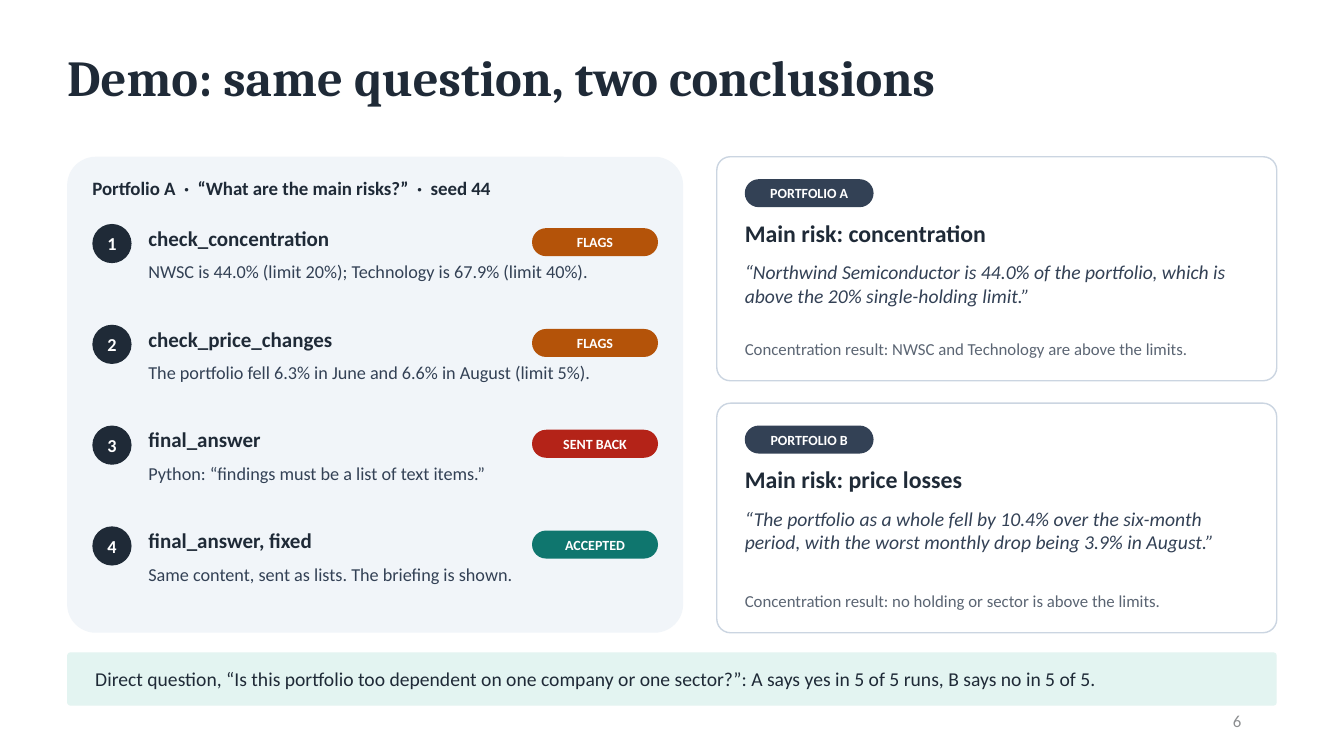
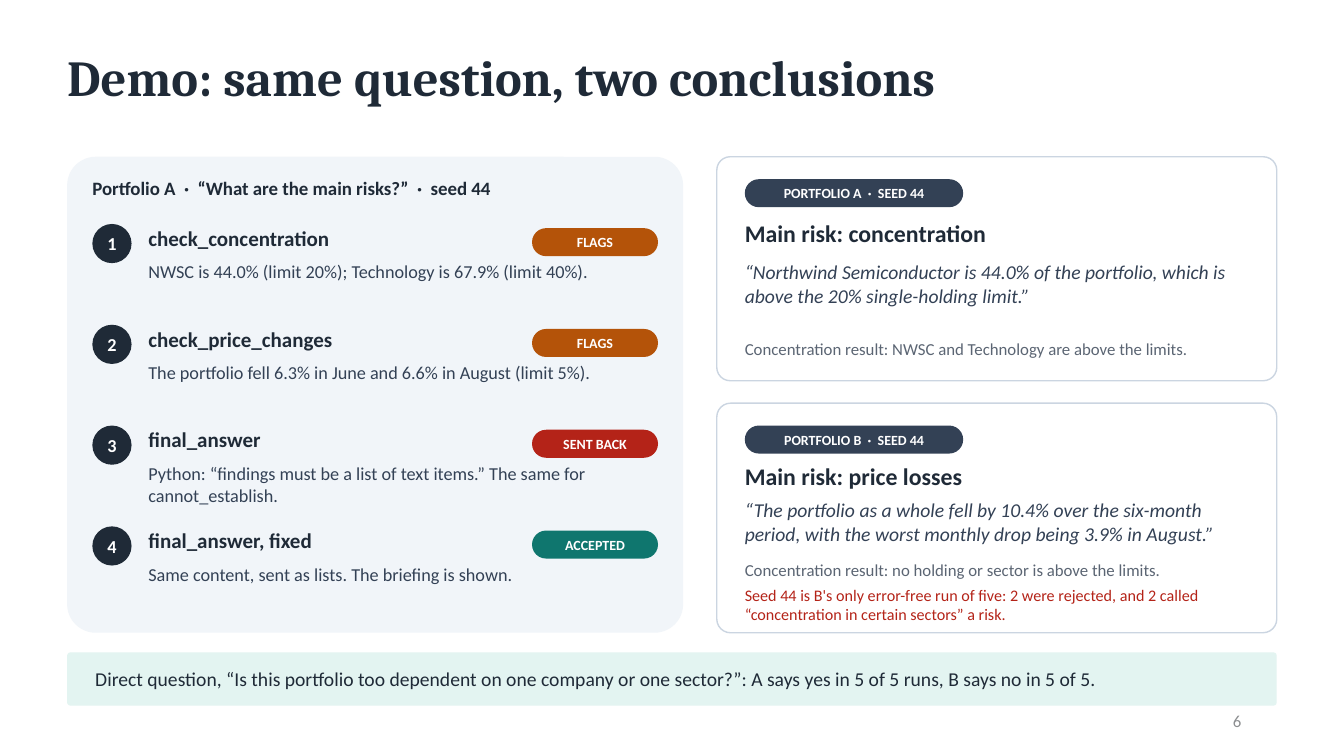
Before and after one commit to arthuraetheling/financial-risk-briefing-agent, a slide deck: slide 6 of docs/Financial_Risk_Briefing_Agent_Presentation.pptx. Drawn at 1344x756 pixels with LibreOffice and Linux fonts; fonts in the diff are those of the drawing. Boxes give left, top, right and bottom in pixels: in the first picture for what was removed or moved away, otherwise in the second. Text is boxed around its words. In the diff, an @@ line names an element or a change of style, - is before the commit and + after.

Commit message:
Correct the slides and the project document, add a replay script
Slides and project document:
- Sell question: none of the 15 first answers declined; 11 were sent back for
  that and 4 for their format first. All 15 accepted answers decline.
- "418 items in the tool results" instead of "418 tool results".
- The Portfolio B example is labeled seed 44, with its record (the only one of
  five B runs without an error).
- Tool choice is no longer counted as evidence: Q1 to Q4 follow a rule in the
  prompt, and Q5 changed between evaluation runs.
- The five questions behind the 15 cases, and short definitions of the terms.
- The run-it-yourself commands include --label and the replay script.

tools/show_run.py prints a saved run step by step, as a live run does,
without calling the model.

README and document: run_demo.py --out my_run, so a rerun does not replace
the reported results.

```diff
--- a/docs/Financial_Risk_Briefing_Agent_Presentation.pptx
+++ b/docs/Financial_Risk_Briefing_Agent_Presentation.pptx
@@ rounded rectangle "PORTFOLIO A · SEED 44": place and size @@
-rounded rectangle "PORTFOLIO A · SEED 44" at bbox=[745, 179, 874, 208]
+rounded rectangle "PORTFOLIO A · SEED 44" at bbox=[745, 179, 964, 208]
@@ text in rounded rectangle at bbox=[784, 189, 924, 198]: text changed @@
-PORTFOLIO A
+PORTFOLIO A · SEED 44
@@ rounded rectangle "PORTFOLIO B · SEED 44": place and size @@
-rounded rectangle "PORTFOLIO B · SEED 44" at bbox=[745, 425, 874, 454]
+rounded rectangle "PORTFOLIO B · SEED 44" at bbox=[745, 425, 964, 454]
@@ text in rounded rectangle at bbox=[784, 436, 924, 445]: text changed @@
-PORTFOLIO B
+PORTFOLIO B · SEED 44
@@ text at bbox=[148, 467, 585, 505]: text changed @@
-Python: “findings must be a list of text items.”
+Python: “findings must be a list of text items.” The same for cannot_establish.
@@ text "“The portfolio as a whole ...": place and size @@
-text "“The portfolio as a whole ..." at bbox=[745, 512, 1213, 553]
+text "“The portfolio as a whole ..." at bbox=[745, 503, 1213, 545]
@@ text "Concentration result: no holding or ...": place and size @@
-text "Concentration result: no holding or ..." at bbox=[745, 595, 1160, 610]
+text "Concentration result: no holding or ..." at bbox=[745, 564, 1160, 579]
@@ text added at bbox=[745, 589, 1198, 620], 11.5 pt, text #B42318 @@
+Seed 44 is B's only error-free run of five: 2 were rejected, and 2 called “concentration in certain sectors” a risk.
```
Also in this commit, not shown: 5 other slides changed, 4 other files.
